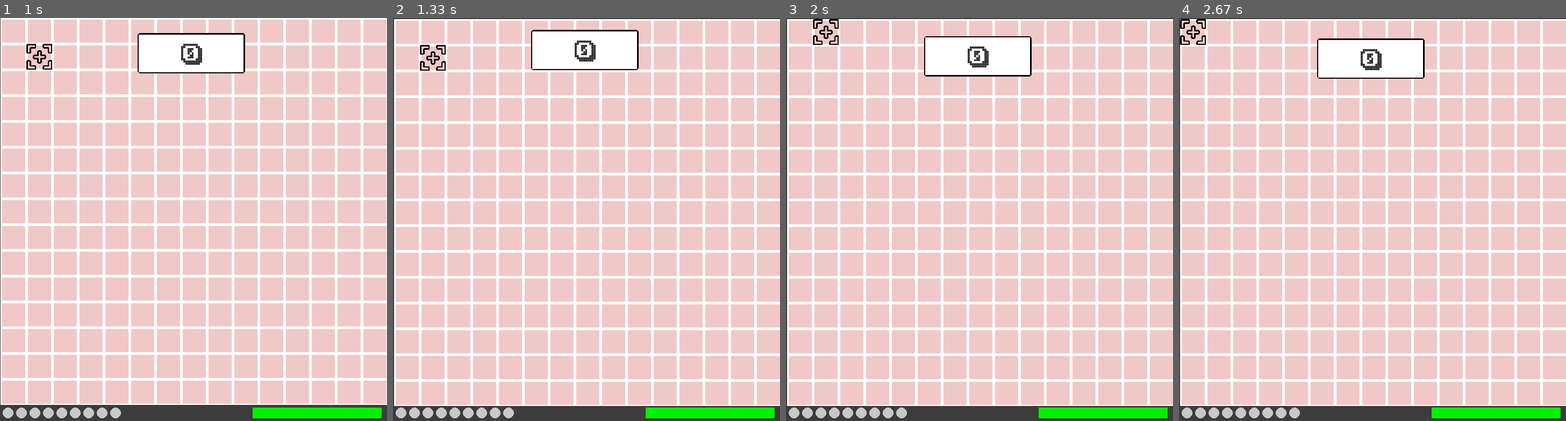
Above: before the commit, frames 1-4 (left to right).
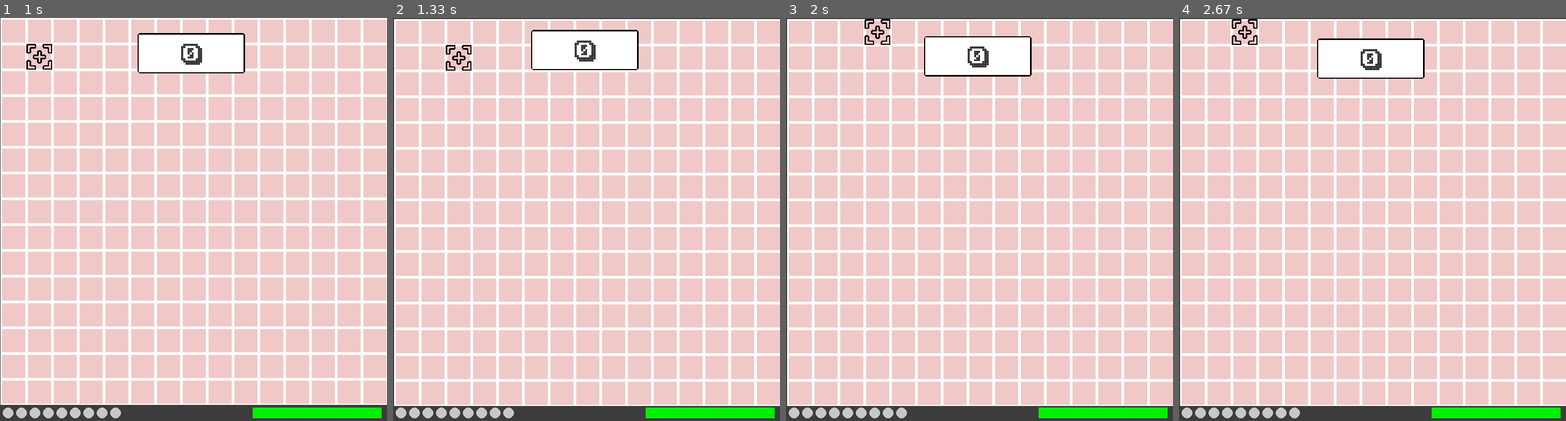
Above: after the commit, the same moments.

Repository: TheJashShah/Pygame-SCOPE-UP
Game: pygame game, started from src/main.py
The game is run twice, just before and just after one commit, with the same random seed, the same clock (stepped at 60 frames per second) and the same inputs.
Inputs:
- Up to frame 1 (1 s): click "PLAY!" at 0.38 s; tap Space at 0.67 s
- Up to frame 2 (1.33 s): hold D from 1 s (still down)
- Up to frame 3 (2 s): release D at 1.47 s; hold Up 1.5-1.8 s; hold D from 1.83 s (still down)
- Up to frame 4 (2.67 s): release D at 2.3 s; hold Left from 2.33 s (still down)

Frame 1 is identical in both runs. In frame 2, 0.3% of the frame differs, in the area x 6-21%, y 6-14%; in frame 3, 0.3%; in frame 4, 0.3%.

Commit message:
Update main.py
WASD functionality

Diff:
--- a/src/main.py
+++ b/src/main.py
@@ -291,19 +291,19 @@
                     if event.key == pygame.K_p:
                         self.is_pause = not self.is_pause
 
-                    if event.key == pygame.K_LEFT and self.scope.x > 0:
+                    if event.key == pygame.K_LEFT or event.key == pygame.K_a and self.scope.x > 0:
                         self.scope.x -= self.scope.speed
                         self.scope.scope_sound.play()
 
-                    if event.key == pygame.K_RIGHT and self.scope.x < self.grid_width - self.scope.width:
+                    if event.key == pygame.K_RIGHT or event.key == pygame.K_d and self.scope.x < self.grid_width - self.scope.width:
                         self.scope.x += self.scope.speed
                         self.scope.scope_sound.play()
 
-                    if event.key == pygame.K_UP and self.scope.y > 0:
+                    if event.key == pygame.K_UP or event.key == pygame.K_w and self.scope.y > 0:
                         self.scope.y -= self.scope.speed
                         self.scope.scope_sound.play()
 
-                    if event.key == pygame.K_DOWN and self.scope.y < self.grid_height - self.scope.width:
+                    if event.key == pygame.K_DOWN or event.key == pygame.K_s and self.scope.y < self.grid_height - self.scope.width:
                         self.scope.y += self.scope.speed
                         self.scope.scope_sound.play()
 
